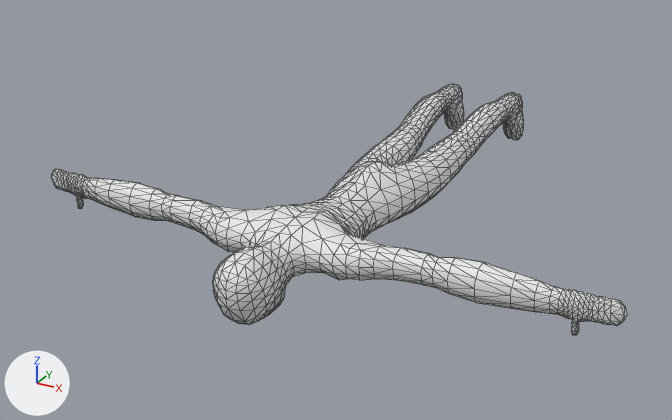
Renders of the glTF model project/Assets/Models/Character/bone.gltf from each side of a commit.
Both versions are drawn from a camera (50 mm lens) standing at (1.173, -3.36, 1.128) and looking at (-0.125, -0.999, -0.053). Arrows for +X, +Y and +Z are at lower left; the lights stay in place. The picture after the commit comes second. Mesh edges are drawn as thin lines. Where no turn or scale is listed for an object, it has been applied to the vertices.

The scene before the commit, as lines of its bpy script (objects in view):
```python
me_cube_001 = bpy.data.meshes.new('Cube.001')
me_cube_001.from_pydata(...)  # 1641 vertices, 3278 faces; spans x -0.87..0.87, y -1.77..-0.01, z -0.08..0.14
me_cube_001.materials.append(mat_material_001)  # white #e7e7e7
ob_cube = bpy.data.objects.new('Cube', me_cube_001)
ob_cube.location = (0.0, 0.0, 0.0)
```
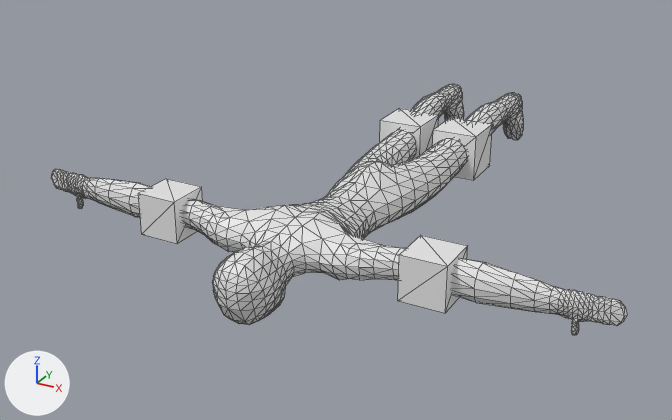
The newer file is also turned or shifted as a whole; pictures and numbers use the older file's frame.

What changed in the scene script:
```text
Add me_立方体_003:
    me_立方体_003.from_pydata(...)  # a box spanning x -0.4606..-0.3349, y -1.53..-1.4043, z 0.0049..0.1306
Add me_立方体_002:
    me_立方体_002.from_pydata(...)  # a box spanning x 0.3382..0.4639, y -1.5267..-1.401, z 0.0049..0.1306
Add me_立方体_001:
    me_立方体_001.from_pydata(...)  # a box spanning x -0.181..-0.027, y -0.579..-0.425, z -0.039..0.115
Add me_立方体:
    me_立方体.from_pydata(...)  # a box spanning x 0.021..0.175, y -0.585..-0.432, z -0.039..0.115
Add ob_立方体_003:
    ob_立方体_003 = bpy.data.objects.new('立方体.003', me_立方体_003)
    ob_立方体_003.location = (0.0, 0.0, 0.0)
Add ob_立方体_002:
    ob_立方体_002 = bpy.data.objects.new('立方体.002', me_立方体_002)
    ob_立方体_002.location = (0.0, 0.0, 0.0)
Add ob_立方体_001:
    ob_立方体_001 = bpy.data.objects.new('立方体.001', me_立方体_001)
    ob_立方体_001.location = (0.0, 0.0, 0.0)
Add ob_立方体:
    ob_立方体 = bpy.data.objects.new('立方体', me_立方体)
    ob_立方体.location = (0.0, 0.0, 0.0)
```

Boxes [x1, y1, x2, y2] around the edits, measured in the pictures (672 x 420 px):
'立方体.002', added
    after: [398, 235, 468, 313]
'立方体.003', added
    after: [138, 179, 203, 244]
'立方体', added
    after: [433, 117, 493, 180]
'立方体.001', added
    after: [380, 108, 439, 159]
